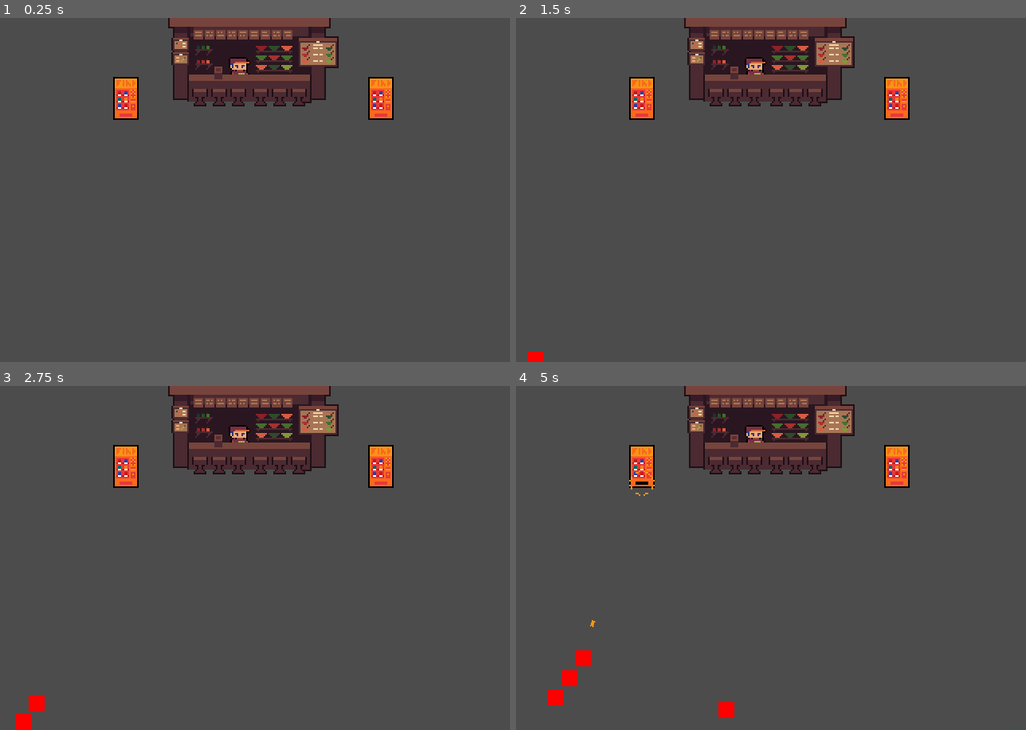
Above: before the commit, frames 1-4 (two rows, left to right).
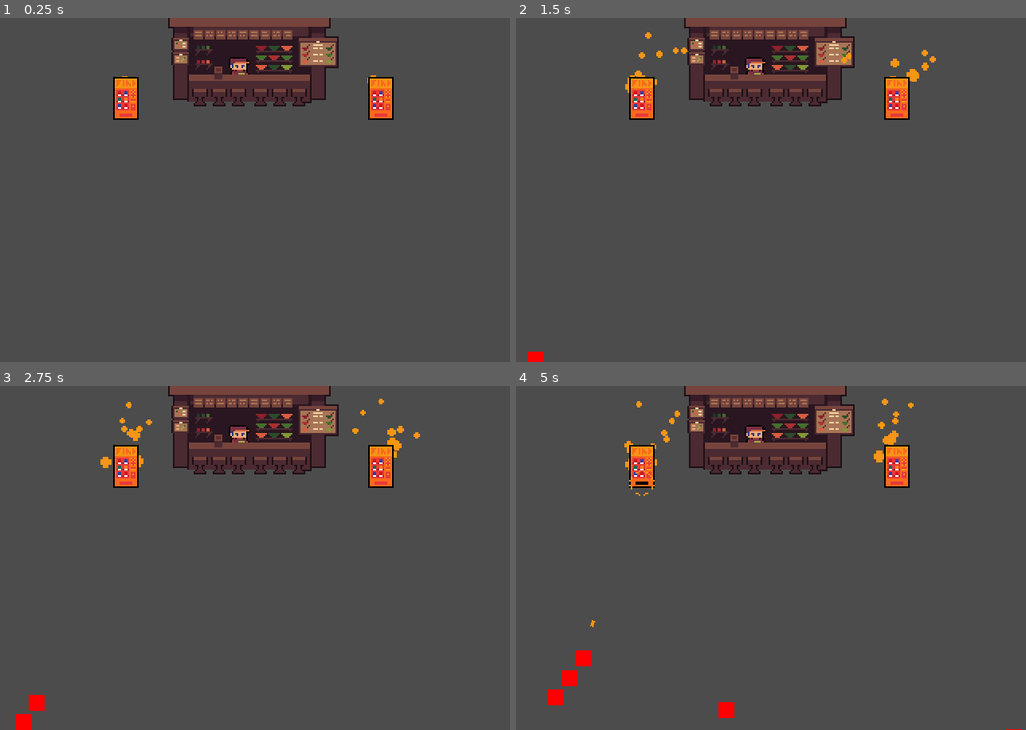
Above: after the commit, the same moments.

Repository: pithnoo/Elevending
Game: Godot game, scene res://Scenes/World.tscn
Two runs of this game, one before a commit and one after it. Both use one fixed random seed, a clock stepped at 60 frames per second and the inputs below.
Inputs:
- Up to frame 1 (0.25 s): no input
- Up to frame 2 (1.5 s): hold Right (ui_right) 0.53-1.28 s; hold Down (ui_down) from 1.28 s (still down)
- Up to frame 3 (2.75 s): release Down (ui_down) at 2.03 s; hold Right (ui_right) from 2.03 s (still down)
- Up to frame 4 (5 s): release Right (ui_right) at 2.78 s; hold Up (ui_up) 2.78-3.53 s; hold Left (ui_left) from 3.53 s (still down)

The runs differ from the first frame. In frame 1, less than 0.1% of the frame differs, in the area x 23-74%, y 16-19%; in frame 2, 0.3%; in frame 3, 0.4%, in the area x 19-83%, y 3-24%; in frame 4, 0.4%.

Commit message:
added particle effects for selected turret

Diff:
--- a/Scenes/Entities/FireTurret.tscn
+++ b/Scenes/Entities/FireTurret.tscn
@@ -11,6 +11,7 @@
 [ext_resource path="res://Code/Turret/turret_empty_state.gd" type="Script" id=9]
 [ext_resource path="res://Code/Turret/turret_start.gd" type="Script" id=10]
 [ext_resource path="res://Shaders/hit_flash.gdshader" type="Shader" id=11]
+[ext_resource path="res://Scenes/ParticleEffects/SelectedFire.tscn" type="PackedScene" id=12]
 
 [sub_resource type="Animation" id=11]
 resource_name = "Attack"
@@ -177,6 +178,9 @@
 projectileEffect = ExtResource( 6 )
 cooldown = 0.5
 
+[node name="SelectedFire" parent="." instance=ExtResource( 12 )]
+position = Vector2( 0, 2 )
+
 [node name="StateManager" type="Node" parent="."]
 script = ExtResource( 4 )
 starting_state = NodePath("Start")
--- a/Scenes/Entities/GrassTurret.tscn
+++ b/Scenes/Entities/GrassTurret.tscn
@@ -11,6 +11,7 @@
 [ext_resource path="res://Scenes/Projectiles/GrassProjectile.tscn" type="PackedScene" id=9]
 [ext_resource path="res://Code/Turret/turret_start.gd" type="Script" id=10]
 [ext_resource path="res://Shaders/hit_flash.gdshader" type="Shader" id=11]
+[ext_resource path="res://Scenes/ParticleEffects/SelectedGrass.tscn" type="PackedScene" id=12]
 
 [sub_resource type="Animation" id=11]
 resource_name = "Attack"
@@ -178,6 +179,9 @@
 projectileEffect = ExtResource( 6 )
 cooldown = 0.5
 
+[node name="SelectedGrass" parent="." instance=ExtResource( 12 )]
+position = Vector2( 0, 2 )
+
 [node name="StateManager" type="Node" parent="."]
 script = ExtResource( 4 )
 starting_state = NodePath("Start")
--- a/Scenes/Entities/WaterTurret.tscn
+++ b/Scenes/Entities/WaterTurret.tscn
@@ -11,6 +11,7 @@
 [ext_resource path="res://Scenes/Projectiles/ShootEffectWater.tscn" type="PackedScene" id=9]
 [ext_resource path="res://Code/Turret/turret_start.gd" type="Script" id=10]
 [ext_resource path="res://Shaders/hit_flash.gdshader" type="Shader" id=11]
+[ext_resource path="res://Scenes/ParticleEffects/SelectedWater.tscn" type="PackedScene" id=12]
 
 [sub_resource type="Animation" id=5]
 resource_name = "Attack"
@@ -210,6 +211,9 @@
 projectileEffect = ExtResource( 9 )
 cooldown = 0.5
 
+[node name="SelectedWater" parent="." instance=ExtResource( 12 )]
+position = Vector2( 0, 2 )
+
 [node name="StateManager" type="Node" parent="."]
 script = ExtResource( 3 )
 starting_state = NodePath("Start")
@@ -264,6 +268,7 @@
 frame = 1
 
 [node name="AttackRange" type="Area2D" parent="."]
+visible = false
 position = Vector2( 0, 50 )
 collision_layer = 0
 collision_mask = 4
--- /dev/null
+++ b/Scenes/ParticleEffects/SelectedFire.tscn
@@ -0,0 +1,30 @@
+[gd_scene load_steps=5 format=2]
+
+[ext_resource path="res://Art/particle1.png" type="Texture" id=1]
+
+[sub_resource type="Curve" id=1]
+_data = [ Vector2( 0, 1 ), 0.0, 0.0, 0, 0, Vector2( 0.713483, 0.472727 ), 0.0, 0.0, 0, 0 ]
+
+[sub_resource type="CurveTexture" id=2]
+curve = SubResource( 1 )
+
+[sub_resource type="ParticlesMaterial" id=3]
+emission_shape = 5
+emission_ring_radius = 10.0
+emission_ring_inner_radius = 0.0
+emission_ring_height = 1.0
+emission_ring_axis = Vector3( 1, 1, 1 )
+flag_disable_z = true
+direction = Vector3( 0, -1, 0 )
+spread = 50.0
+gravity = Vector3( 0, 0, 0 )
+initial_velocity = 40.0
+orbit_velocity = 0.0
+orbit_velocity_random = 0.0
+scale_curve = SubResource( 2 )
+color = Color( 0.968627, 0.588235, 0.0901961, 1 )
+
+[node name="SelectedFire" type="Particles2D"]
+amount = 10
+process_material = SubResource( 3 )
+texture = ExtResource( 1 )
--- /dev/null
+++ b/Scenes/ParticleEffects/SelectedGrass.tscn
@@ -0,0 +1,30 @@
+[gd_scene load_steps=5 format=2]
+
+[ext_resource path="res://Art/particle1.png" type="Texture" id=1]
+
+[sub_resource type="Curve" id=1]
+_data = [ Vector2( 0, 1 ), 0.0, 0.0, 0, 0, Vector2( 0.713483, 0.472727 ), 0.0, 0.0, 0, 0 ]
+
+[sub_resource type="CurveTexture" id=2]
+curve = SubResource( 1 )
+
+[sub_resource type="ParticlesMaterial" id=3]
+emission_shape = 5
+emission_ring_radius = 10.0
+emission_ring_inner_radius = 0.0
+emission_ring_height = 1.0
+emission_ring_axis = Vector3( 1, 1, 1 )
+flag_disable_z = true
+direction = Vector3( 0, -1, 0 )
+spread = 50.0
+gravity = Vector3( 0, 0, 0 )
+initial_velocity = 40.0
+orbit_velocity = 0.0
+orbit_velocity_random = 0.0
+scale_curve = SubResource( 2 )
+color = Color( 0.568627, 0.858824, 0.411765, 1 )
+
+[node name="SelectedGrass" type="Particles2D"]
+amount = 10
+process_material = SubResource( 3 )
+texture = ExtResource( 1 )
--- /dev/null
+++ b/Scenes/ParticleEffects/SelectedWater.tscn
@@ -0,0 +1,30 @@
+[gd_scene load_steps=5 format=2]
+
+[ext_resource path="res://Art/particle1.png" type="Texture" id=1]
+
+[sub_resource type="Curve" id=1]
+_data = [ Vector2( 0, 1 ), 0.0, 0.0, 0, 0, Vector2( 0.713483, 0.472727 ), 0.0, 0.0, 0, 0 ]
+
+[sub_resource type="CurveTexture" id=2]
+curve = SubResource( 1 )
+
+[sub_resource type="ParticlesMaterial" id=3]
+emission_shape = 5
+emission_ring_radius = 10.0
+emission_ring_inner_radius = 0.0
+emission_ring_height = 1.0
+emission_ring_axis = Vector3( 1, 1, 1 )
+flag_disable_z = true
+direction = Vector3( 0, -1, 0 )
+spread = 50.0
+gravity = Vector3( 0, 0, 0 )
+initial_velocity = 40.0
+orbit_velocity = 0.0
+orbit_velocity_random = 0.0
+scale_curve = SubResource( 2 )
+color = Color( 0.560784, 0.827451, 1, 1 )
+
+[node name="SelectedWater" type="Particles2D"]
+amount = 10
+process_material = SubResource( 3 )
+texture = ExtResource( 1 )
--- a/Scenes/World.tscn
+++ b/Scenes/World.tscn
@@ -40,7 +40,7 @@
 spawn_cooldown = 1
 entities = [ ExtResource( 5 ), ExtResource( 4 ) ]
 spawn_points = [ NodePath("SpawnPoints/Spawn1"), NodePath("SpawnPoints/Spawn2"), NodePath("SpawnPoints/Spawn3"), NodePath("SpawnPoints/Spawn4"), NodePath("SpawnPoints/Spawn5"), NodePath("SpawnPoints/Spawn6") ]
-wave_codes = [ "00000000" ]
+wave_codes = [ "00000" ]
 
 [node name="SpawnTimer" type="Timer" parent="EnemySpawnZone"]
 one_shot = true
Binary file added: Art/particle1.png
Not shown, added: Art/particle1.png.import
Not shown: 1 places in Scenes/Entities/FireTurret.tscn that only renumber resources
Not shown: 1 places in Scenes/Entities/GrassTurret.tscn that only renumber resources
Not shown: 1 places in Scenes/Entities/WaterTurret.tscn that only renumber resources
